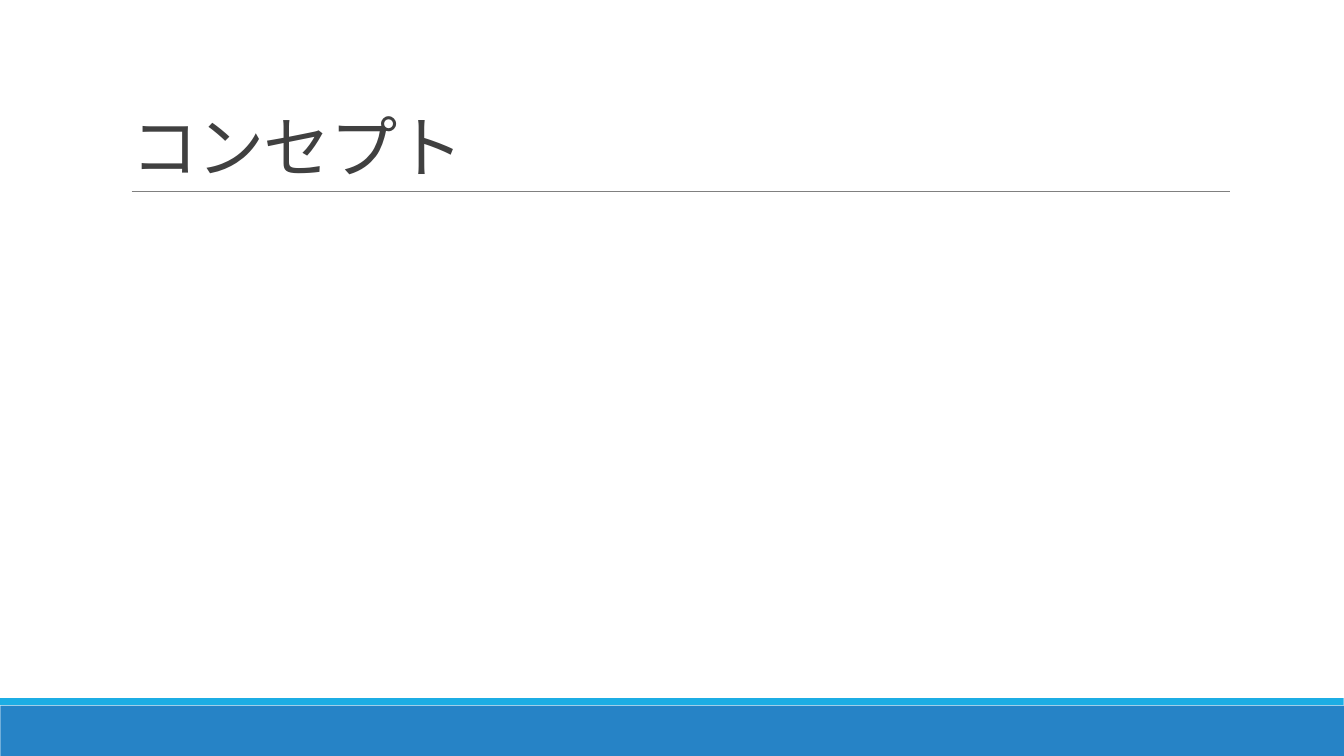
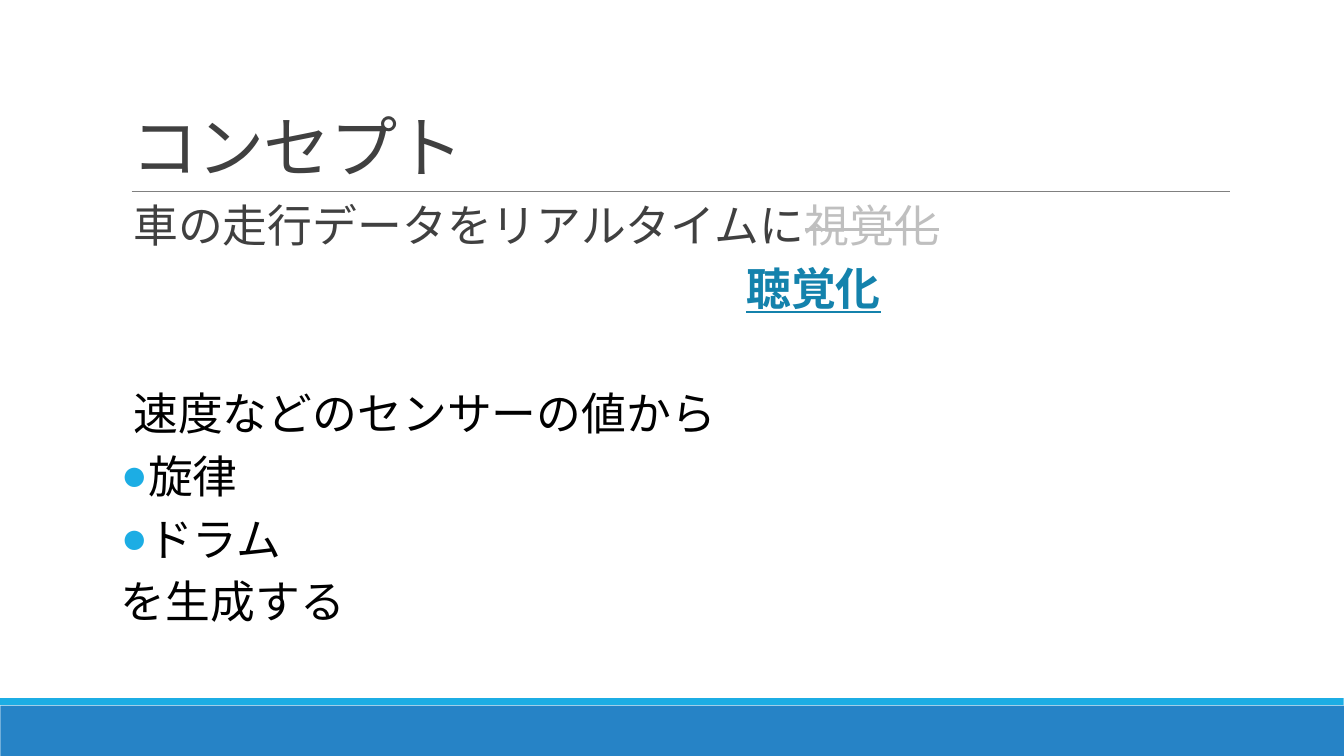
Before and after one commit to aquavit/comporive, a slide deck: slide 2 of コンポライブ.pptx. Drawn at 1344x756 pixels with LibreOffice and Linux fonts; fonts in the diff are those of the drawing. Boxes give left, top, right and bottom in pixels: in the first picture for what was removed or moved away, otherwise in the second. Text is boxed around its words. In the diff, an @@ line names an element or a change of style, - is before the commit and + after.

```diff
--- a/コンポライブ.pptx
+++ b/コンポライブ.pptx
@@ text added at [121, 204, 939, 622], 32 pt, text #000000 @@
+  車の走行データをリアルタイムに視覚化
+  聴覚化
+  速度などのセンサーの値から
+● 旋律
+● ドラム
+を生成する
```
Also in this commit, not shown: 1 slide added.
